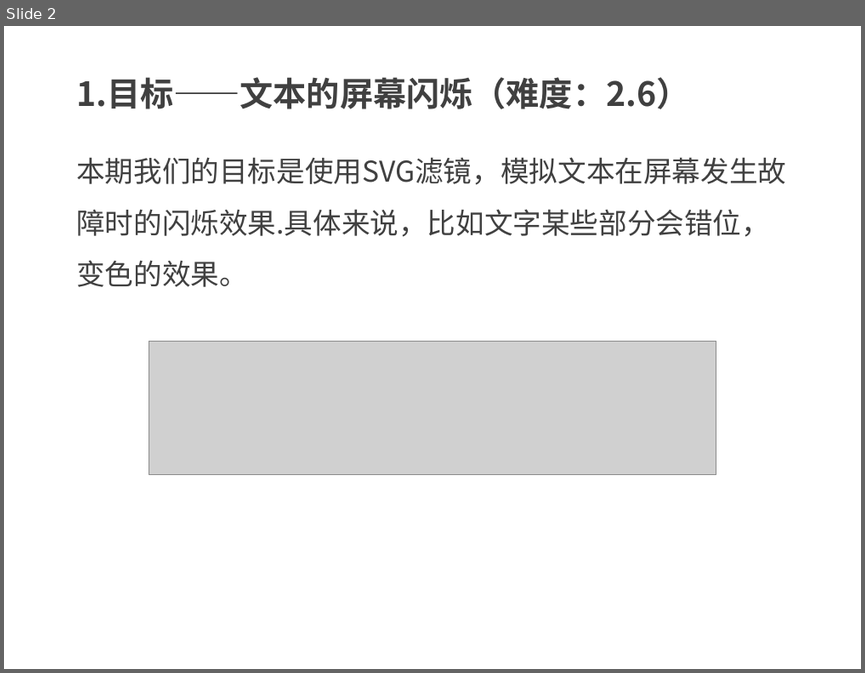
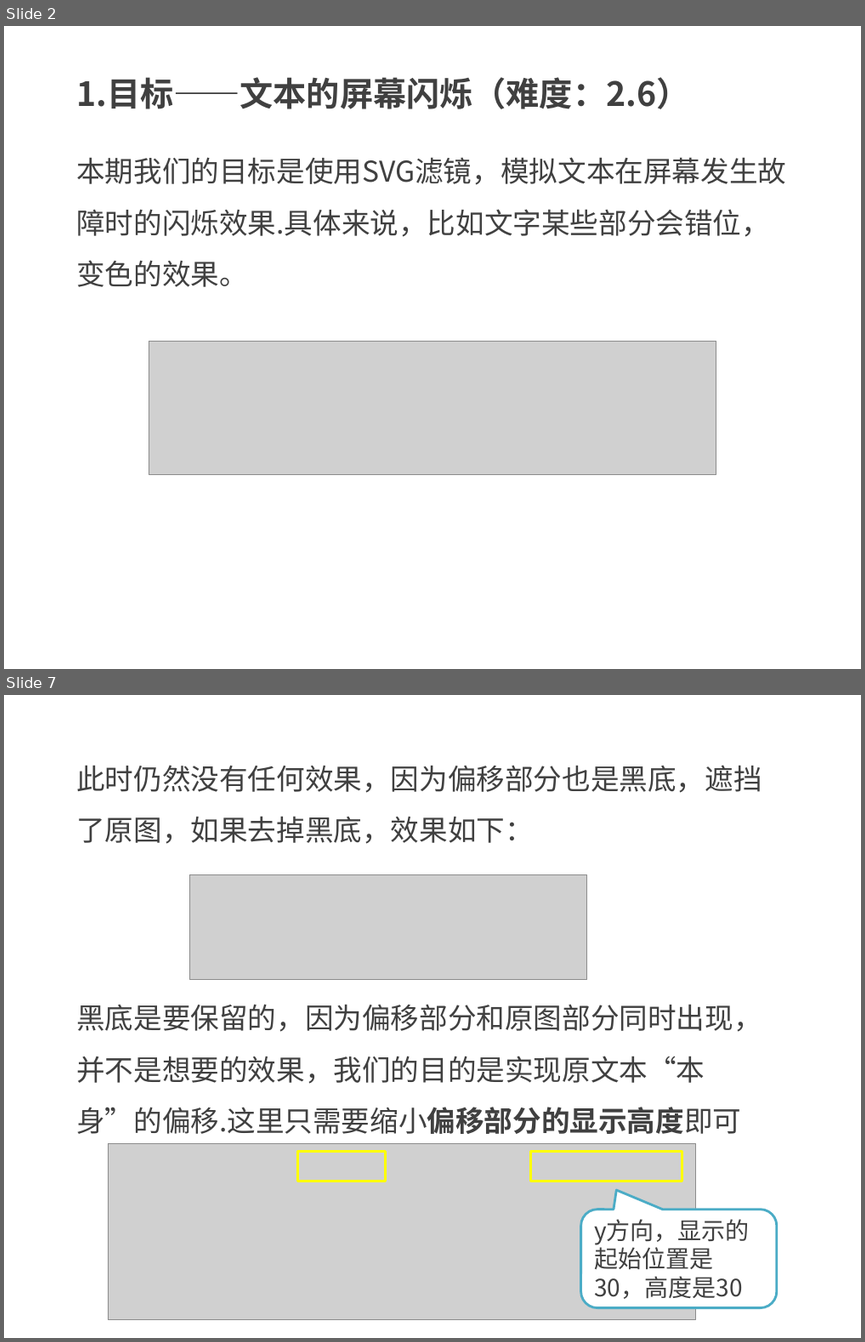
Before and after one commit to kong66/webAni, a slide deck: 17-svg-filter-text-screen/17.pptx. Shown one above the other, each under a label of ours: slide 2 before the commit, slides 2 and 7 after it; the slides between them are not shown. The pictures are 865x673 and 865x1342 pixels, drawn with LibreOffice and Linux fonts; fonts in the diff are those of the drawing; grey boxes stand for pictures. Boxes give left, top, right and bottom in pixels: in the first picture for what was removed or moved away, otherwise in the second. Text is boxed around its words. In the diff, an @@ line names an element or a change of style, - is before the commit and + after.

```diff
--- a/17-svg-filter-text-screen/17.pptx
+++ b/17-svg-filter-text-screen/17.pptx
@@ slide 7 added at [4,695,861,1338], background #FFFFFF @@
@@ text added at [76,765,761,844], 24 pt, text #404040 @@
+此时仍然没有任何效果，因为偏移部分也是黑底，遮挡了原图，如果去掉黑底，效果如下：
@@ picture added at [190,875,587,980] @@
@@ text added at [76,1004,761,1134], 24 pt, text #404040 @@
+黑底是要保留的，因为偏移部分和原图部分同时出现，并不是想要的效果，我们的目的是实现原文本“本身”的偏移.这里只需要缩小偏移部分的显示高度即可
@@ picture added at [109,1143,696,1319] @@
@@ rectangle added at [298,1151,386,1181], outline #FFFF00 2.25 pt @@
@@ rectangle added at [530,1151,681,1181], outline #FFFF00 2.25 pt @@
@@ rounded speech box added at [580,1209,776,1308], fill #FFFFFF, outline #4BACC6 2 pt, 20 pt, text #404040 @@
+y方向，显示的起始位置是30，高度是30
```
Also in this commit, not shown: 3 slides changed, 8 other slides added, 2 slides removed, 1 other file.
